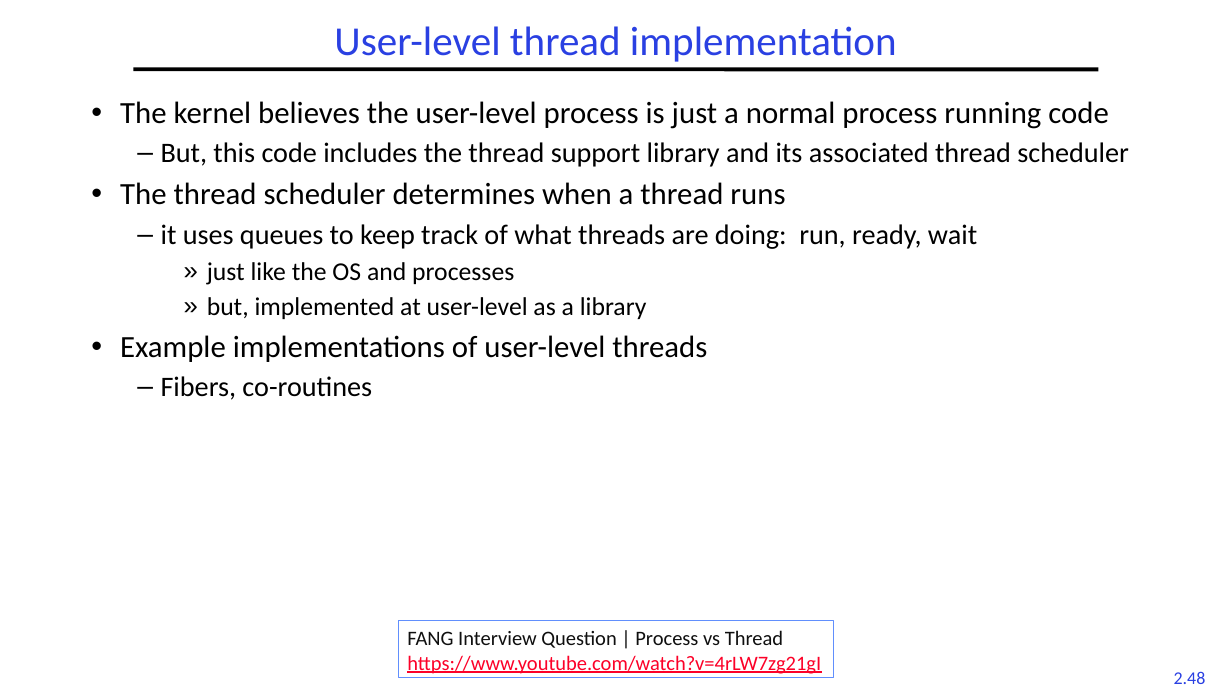
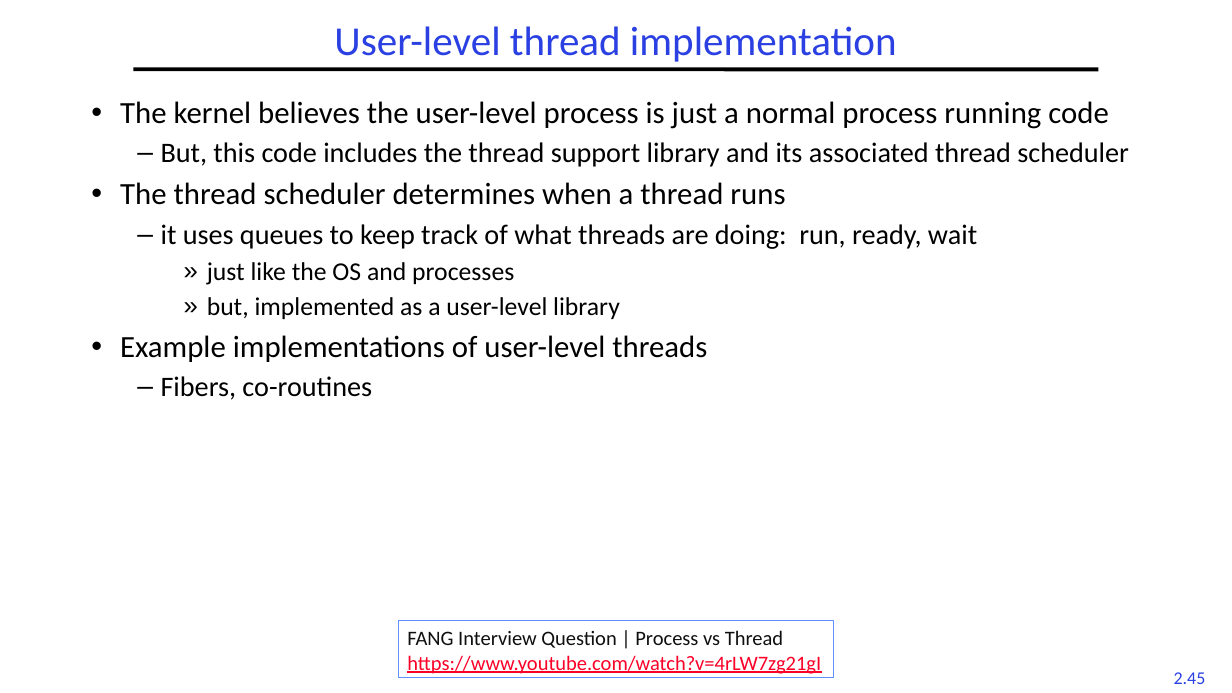
Before and after one commit to guhofstra/CSC256Fa25, a slide deck: slide 45 of PPTs/L2-Processes Threads.pptx (slide 48 before the commit). Drawn at 1232x693 pixels with LibreOffice and Linux fonts; fonts in the diff are those of the drawing. Boxes give left, top, right and bottom in pixels: in the first picture for what was removed or moved away, otherwise in the second. Text is boxed around its words. In the diff, an @@ line names an element or a change of style, - is before the commit and + after.

```diff
--- a/PPTs/L2-Processes Threads.pptx
+++ b/PPTs/L2-Processes Threads.pptx
@@ text at bbox=[207, 297, 620, 319]: text changed @@
-    » but, implemented at user-level as a library
+    » but, implemented as a user-level library
@@ page number at bbox=[1174, 672, 1206, 684]: text changed @@
-2.48
+2.45
```
Also in this commit, not shown: 6 other slides changed, 1 slide added, 8 slides removed, 1 other file.
